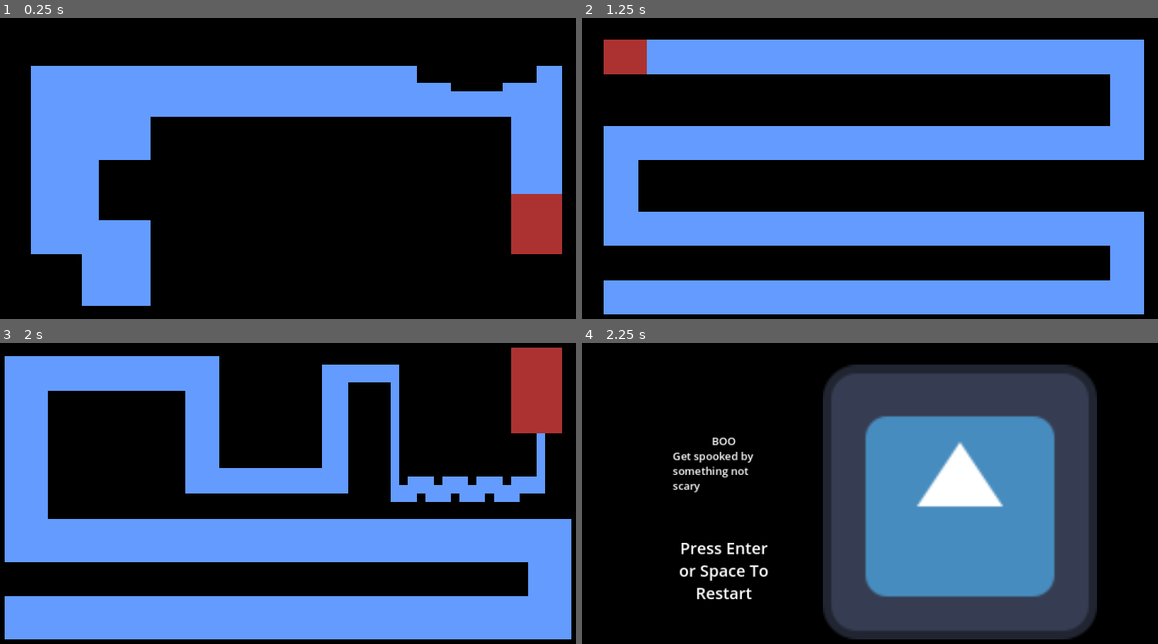
Above: before the commit, frames 1-4 (two rows, left to right).
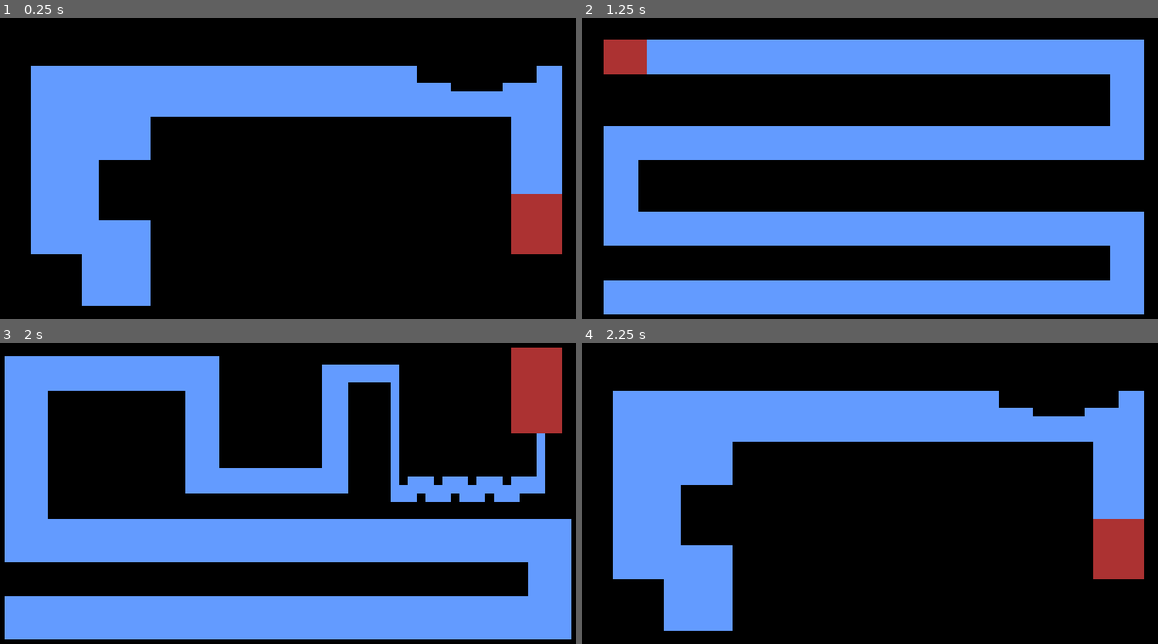
Above: after the commit, the same moments.

Repository: kirby-b/Mouse-Maze-Godot
Game: Godot game, scene res://scenes/lvl_1.tscn
Same seed, same stepped clock (60 frames per second), same inputs: the game is played once before the commit and once after it. The engine's default icon, where the game draws it, is replaced by a stand-in: a white triangle on a blue panel in a dark square.
Inputs (mouse positions are in pixels of both pictures, inside the frame that each line leads up to):
- Up to frame 1 (0.25 s): no input
- Up to frame 2 (1.25 s): tap Enter (ui_accept) at 0.5 s; move the mouse to (1117, 225) at 0.52 s; hold Enter (ui_accept) from 0.53 s (still down)
- Up to frame 3 (2 s): move the mouse to (46, 382) at 1.27 s; release Enter (ui_accept) at 1.28 s; tap Enter (ui_accept) at 1.35, 1.52, 1.82 s
- Up to frame 4 (2.25 s): tap Enter (ui_accept) at 2 s; move the mouse to (1037, 484) at 2.02 s; hold Enter (ui_accept) from 2.03 s (still down)

Frames 1-3 are identical in both runs. In frame 4, 64% of the frame differs, in the area x 5-98%, y 7-99%.

Commit message:
You can now restart at the beginning normally
You no longer need to completely reload/restart the game when you get an end screen

Diff:
--- a/scripts/screen_player.gd
+++ b/scripts/screen_player.gd
@@ -9,6 +9,11 @@
 	Events.connect("jumpscare", Callable(self, "_on_jumpscare"))
 	animation_player.play("Clear")
 
+# Emits a signal when you hit enter or space
+signal continued
+func _input(event: InputEvent) -> void:
+	if event.is_action_pressed("ui_accept"):
+		continued.emit()
 
 func _on_jumpscare():
 	animation_player.play("Clear")
@@ -16,11 +21,21 @@
 		animation_player.play("Scary")
 	elif GlobalVars.game_mode == "no-scare":
 		animation_player.play("Not-Scary")
+	await continued # Waits for signal when you die
+	restart()
 
 func _on_player_cheat():
 	animation_player.play("Clear")
 	animation_player.play("Cheat")
+	await continued # Waits for signal when you die
+	restart()
 
 func _on_player_fail():
 	animation_player.play("Clear")
 	animation_player.play("Fail")
+	await continued # Waits for signal when you die
+	restart()
+
+func restart():
+	animation_player.play("Clear")
+	get_tree().change_scene_to_file("res://scenes/lvl_1.tscn") # Changes to next level
